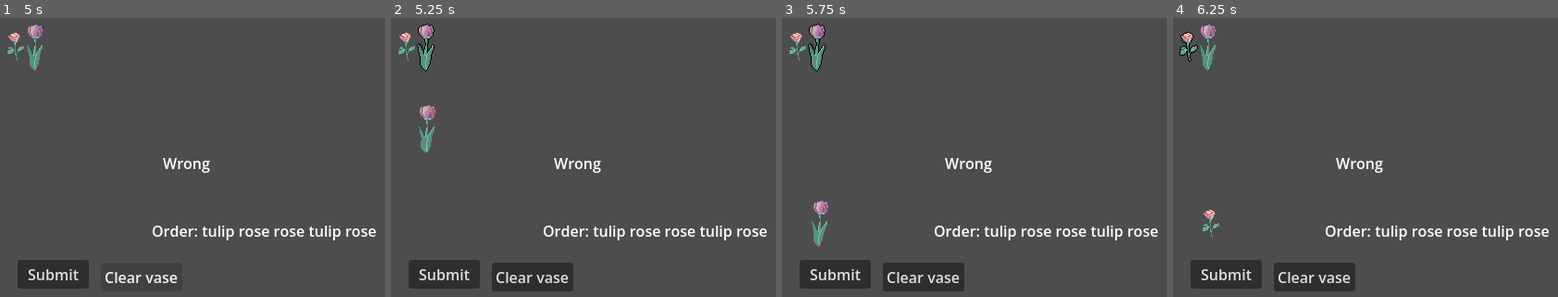
Above: before the commit, frames 1-4 (left to right).
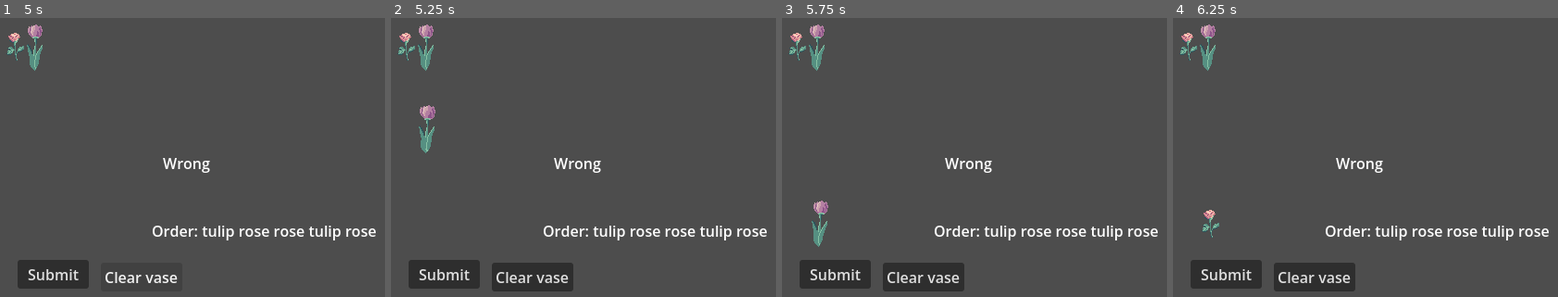
Above: after the commit, the same moments.

Repository: GoodGuyNoone/comfy-jam-spring-2026
Game: Godot game, scene res://scenes/main.tscn
Same seed, same stepped clock (60 frames per second), same inputs: the game is played once before the commit and once after it.
Inputs (mouse positions are in pixels of both pictures, inside the frame that each line leads up to):
- Up to frame 1 (5 s): click "Submit" at 0.5 s; click "Clear vase" at 1.25 s; click "Submit" at 2 s; click "Clear vase" at 2.75 s; click "Submit" at 3.5 s; click "Clear vase" at 4.25 s
- Up to frame 2 (5.25 s): tap Enter at 5 s; move the mouse to (425, 48) at 5.02 s; click (425, 48) at 5.17 s
- Up to frame 3 (5.75 s): no input
- Up to frame 4 (6.25 s): tap Space at 5.75 s; move the mouse to (1188, 45) at 5.77 s; click (1188, 45) at 5.92 s

Frame 1 is identical in both runs. In frame 2, 0.1% of the frame differs, in the area x 6-12%, y 1-20%; in frame 3, 0.1%; in frame 4, less than 0.1%.

Commit message:
minor fix

Diff:
--- a/scripts/flower.gd
+++ b/scripts/flower.gd
@@ -48,7 +48,7 @@
 
 
 func _on_mouse_entered() -> void:
-	# if can_be_removed:
+	if can_be_removed:
 		for child in outline.get_children():
 			child.visible = true
 
